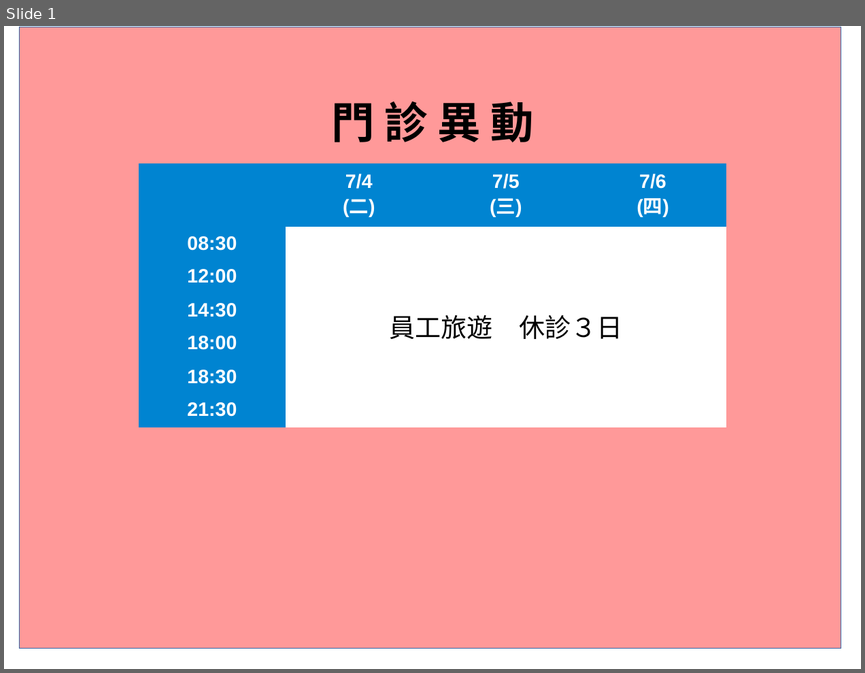
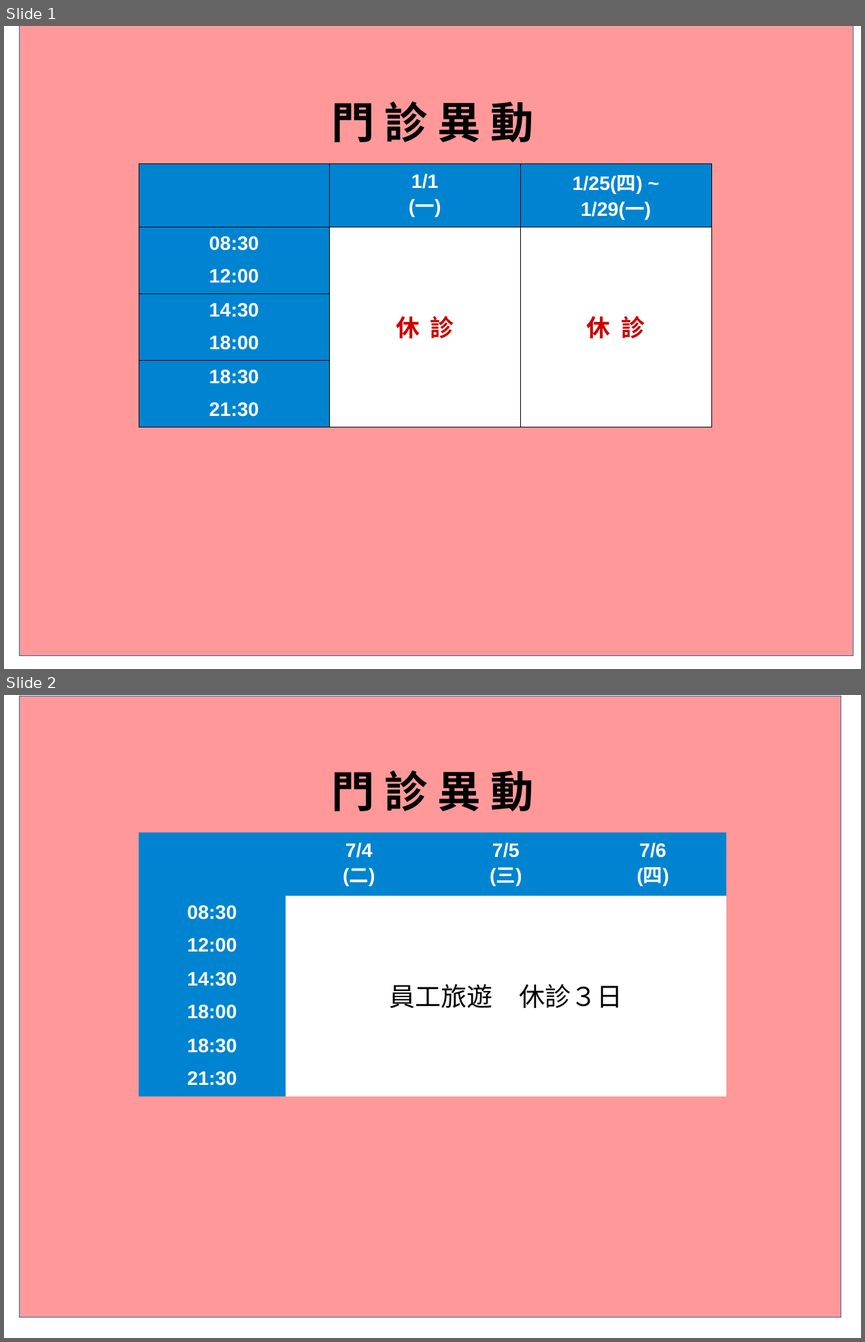
Before and after one commit to charming-clinic/charming-clinic.github.io, a slide deck: image/time2016.odp. Shown one above the other, each under a label of ours: slide 1 before the commit, slides 1 and 2 after it. The pictures are 865x673 and 865x1342 pixels, drawn with LibreOffice and Linux fonts; fonts in the diff are those of the drawing. Boxes give left, top, right and bottom in pixels: in the first picture for what was removed or moved away, otherwise in the second. Text is boxed around its words. In the diff, an @@ line names an element or a change of style, - is before the commit and + after.

```diff
--- a/image/time2016.odp
+++ b/image/time2016.odp
@@ slide 1 added at [4,26,861,669], background #FFFFFF @@
@@ rectangle added at [20,26,853,656], fill #FF9999, outline #3465A4 0 pt @@
@@ title added at [332,101,533,142], 40 pt, text #000000, bold @@
+門 診 異 動
@@ table added at [139,163,711,427], 4 rows, 3 columns @@
+ | 1/1 / (一) | 1/25(四) ~ / 1/29(一)
+08:30 / 12:00 | 休 診 | 休 診
+14:30 / 18:00 |  | 
+18:30 / 21:30 |  | 
@@ what was slide 1 is now slide 2 @@
```
Also in this commit, not shown: 3 other files.
